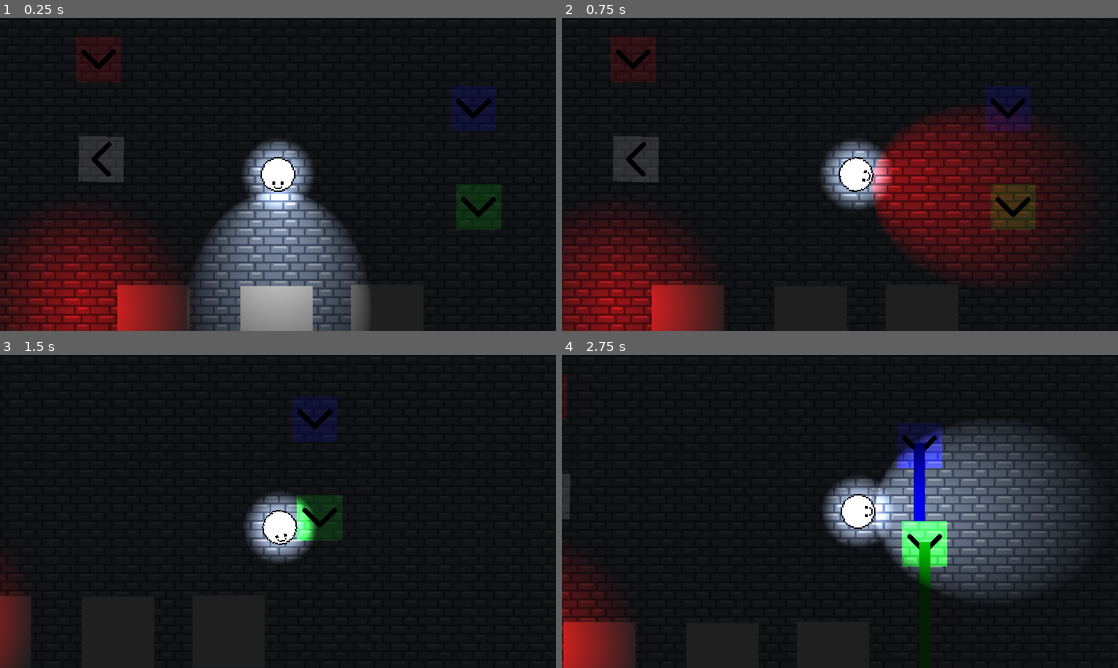
Above: before the commit, frames 1-4 (two rows, left to right).
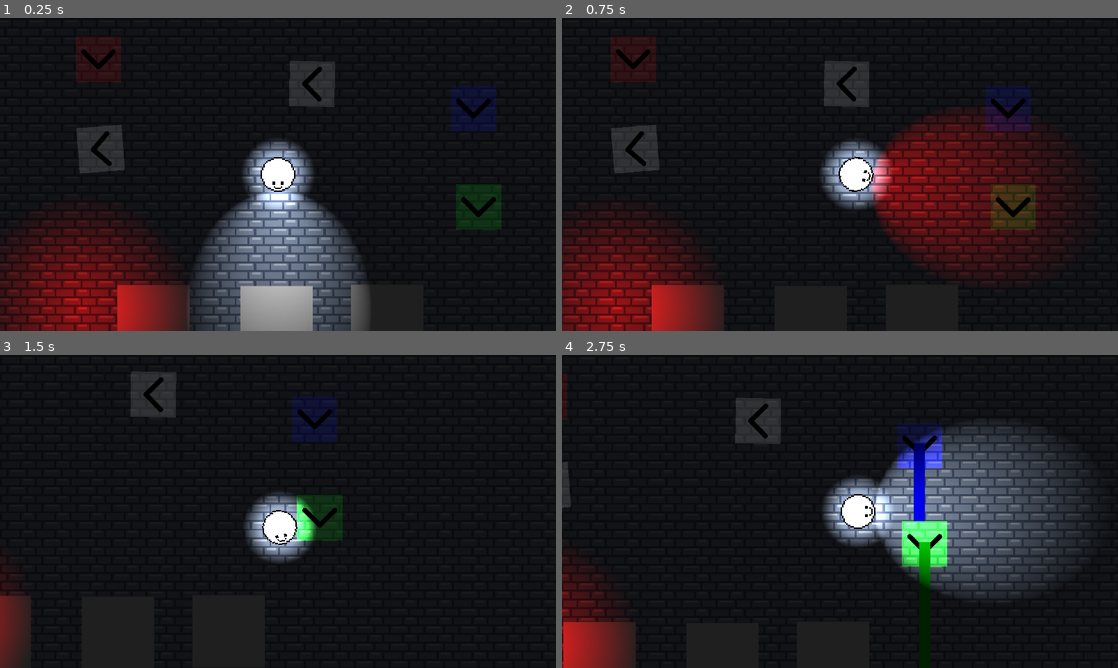
Above: after the commit, the same moments.

Repository: ToumaKamijou/Game-Making-A3
Game: Godot game, scene res://scenes/2D/levels/test_level.tscn
Same seed, same stepped clock (60 frames per second), same inputs: the game is played once before the commit and once after it.
Inputs:
- Up to frame 1 (0.25 s): no input
- Up to frame 2 (0.75 s): tap Enter at 0.5 s; hold D (move_right) from 0.53 s (still down); hold Space (change_flash_color) from 0.53 s (still down)
- Up to frame 3 (1.5 s): release D (move_right) at 1.28 s; release Space (change_flash_color) at 1.28 s; hold S (move_down) from 1.28 s (still down); tap F (show_flashlight) at 1.35 s
- Up to frame 4 (2.75 s): release S (move_down) at 2.03 s; hold D (move_right) from 2.03 s (still down); tap R at 2.1 s

The runs differ from the first frame. In frame 1, 1.8% of the frame differs, in the area x 13-61%, y 13-53%; in frame 2, 1.7%; in frame 3, 1.0%; in frame 4, 1.2%.

Commit message:
mirrors that are not activated with the flashlight

Diff:
--- /dev/null
+++ b/a-3-game/scenes/2D/gameplay/mirror.tscn
@@ -0,0 +1,32 @@
+[gd_scene load_steps=6 format=3 uid="uid://bknmbf6ecy1wh"]
+
+[ext_resource type="Script" uid="uid://cqjn5nu4i2lo2" path="res://scripts/2D/gameplay/mirror.gd" id="1_ibukl"]
+[ext_resource type="Texture2D" uid="uid://bnuvescriai02" path="res://assets/2D/sprites/arrow.png" id="2_a28n0"]
+
+[sub_resource type="RectangleShape2D" id="RectangleShape2D_kwod3"]
+
+[sub_resource type="CanvasItemMaterial" id="CanvasItemMaterial_ygl27"]
+blend_mode = 1
+
+[sub_resource type="QuadMesh" id="QuadMesh_ygl27"]
+size = Vector2(20, 20)
+
+[node name="Mirror" type="StaticBody2D"]
+scale = Vector2(3.13, 3.13)
+disable_mode = 2
+script = ExtResource("1_ibukl")
+
+[node name="CollisionShape2D" type="CollisionShape2D" parent="."]
+shape = SubResource("RectangleShape2D_kwod3")
+
+[node name="Mesh2D" type="MeshInstance2D" parent="."]
+material = SubResource("CanvasItemMaterial_ygl27")
+mesh = SubResource("QuadMesh_ygl27")
+
+[node name="Node2D" type="Node2D" parent="."]
+
+[node name="Sprite2D" type="Sprite2D" parent="Node2D"]
+scale = Vector2(0.03, 0.03)
+texture = ExtResource("2_a28n0")
+
+[node name="LaserOrigin" type="Node2D" parent="."]
--- a/a-3-game/scenes/2D/levels/test_level.tscn
+++ b/a-3-game/scenes/2D/levels/test_level.tscn
@@ -7,6 +7,7 @@
 [ext_resource type="Script" uid="uid://c8pjnmrby13h4" path="res://scripts/2D/environment/fog.gd" id="3_l8slq"]
 [ext_resource type="PackedScene" uid="uid://dvarbtspidjhf" path="res://scenes/2D/test/static_light.tscn" id="6_dxe1e"]
 [ext_resource type="PackedScene" uid="uid://bshtrwutu635t" path="res://scenes/2D/gameplay/light_square.tscn" id="7_3g276"]
+[ext_resource type="PackedScene" uid="uid://bknmbf6ecy1wh" path="res://scenes/2D/gameplay/mirror.tscn" id="8_hxop3"]
 
 [sub_resource type="TileSetAtlasSource" id="TileSetAtlasSource_kpcvt"]
 texture = ExtResource("1_ffd7h")
@@ -91,8 +92,14 @@
 _color_type = 3
 
 [node name="LightSquare4" parent="SubViewportContainer/SubViewport/Laserblocks" instance=ExtResource("7_3g276")]
-position = Vector2(716.00006, 519)
+position = Vector2(1007, 415)
 rotation = 1.5865043
+
+[node name="Mirrors" type="Node2D" parent="SubViewportContainer/SubViewport"]
+
+[node name="Mirror" parent="SubViewportContainer/SubViewport/Mirrors" groups=["Mirror"] instance=ExtResource("8_hxop3")]
+position = Vector2(715, 505)
+rotation = 1.4922565
 
 [node name="Display" type="Control" parent="."]
 layout_mode = 3
--- a/a-3-game/scripts/2D/gameplay/laser.gd
+++ b/a-3-game/scripts/2D/gameplay/laser.gd
@@ -38,7 +38,7 @@
 		# ...and try to activate the new object.
 		if is_instance_valid(collider):
 			# We only care about activating other prismas for now.
-			if collider.is_in_group("Prisma"):
+			if collider.is_in_group("Prisma") or collider.is_in_group("Mirror"):
 				var prisma_color_type = collider._color_type
 
 				# Activation condition: A COLORED laser hits a WHITE prisma.
--- /dev/null
+++ b/a-3-game/scripts/2D/gameplay/mirror.gd
@@ -0,0 +1,85 @@
+extends StaticBody2D
+
+const LASER_SCENE = preload("res://scenes/2D/gameplay/laser.tscn")
+
+@onready var laser_origin: Node2D = $LaserOrigin
+@onready var mesh: MeshInstance2D = $Mesh2D
+
+@export var _color_type: Global.LIGHT_COLOR = Global.LIGHT_COLOR.WHITE
+	#set(value):
+		#_color_type = value
+		#if not Engine.is_editor_hint():
+			#var previous_group := get_groups()
+			#for i in previous_group:
+				#remove_from_group(i)
+			## Make sure all prismas are in the "Prisma" group for easy finding
+			#add_to_group("Mirror")
+			#var new_group := Global.change_color_group(value)
+			#if new_group != "":
+				#add_to_group(new_group)
+
+var _laser_instance: Node2D = null
+
+# --- NEW VARIABLE ---
+# This will temporarily store the color of the flashlight shining on us.
+var _incoming_light_color: Global.LIGHT_COLOR = Global.LIGHT_COLOR.WHITE
+
+const COLOR_MAP = {
+	Global.LIGHT_COLOR.WHITE: Color.WHITE,
+	Global.LIGHT_COLOR.RED: Color.RED,
+	Global.LIGHT_COLOR.GREEN: Color.GREEN,
+	Global.LIGHT_COLOR.BLUE: Color.BLUE,
+}
+
+func _ready():
+	if COLOR_MAP.has(_color_type):
+		mesh.modulate = COLOR_MAP[_color_type]
+	if not is_in_group("Mirror"):
+		add_to_group("Mirror")
+
+# --- NEW FUNCTION ---
+# The player will call this function right before calling change_lit_status.
+# --- THIS IS THE KEY CHANGE ---
+func set_incoming_light_color(color: Global.LIGHT_COLOR) -> void:
+	# First, store the new incoming color. This is important for when
+	# the laser is first created.
+	_incoming_light_color = color
+
+	# NEW LOGIC: If a laser already exists, update its color immediately.
+	if is_instance_valid(_laser_instance):
+		var final_laser_color: Color
+		if _color_type == Global.LIGHT_COLOR.WHITE:
+			final_laser_color = COLOR_MAP.get(_incoming_light_color, Color.BLACK)
+			_laser_instance.set_laser_properties(_incoming_light_color, final_laser_color)
+
+var lit = false:
+	set(value):
+		if value:
+			if not is_instance_valid(_laser_instance):
+				_laser_instance = LASER_SCENE.instantiate()
+				add_child(_laser_instance)
+
+				_laser_instance.global_position = laser_origin.global_position
+				_laser_instance.global_rotation = laser_origin.global_rotation
+				_laser_instance.get_node("RayCast2D").add_exception(self)
+
+				# --- THIS IS THE ONLY PART THAT CHANGES ---
+
+				# First, determine what the outgoing laser's color should be, just like before.
+				var outgoing_laser_enum: Global.LIGHT_COLOR
+				if _color_type == Global.LIGHT_COLOR.WHITE:
+					outgoing_laser_enum = _incoming_light_color
+				else:
+					outgoing_laser_enum = _color_type
+
+				var visual_color = COLOR_MAP.get(outgoing_laser_enum, Color.BLACK)
+
+				# NOW, use the new function to pass BOTH the enum and the visual color to the laser.
+				_laser_instance.set_laser_properties(outgoing_laser_enum, visual_color)
+		else:
+			if is_instance_valid(_laser_instance):
+				_laser_instance.queue_free()
+				_laser_instance = null
+
+func change_lit_status(new_status: bool) -> void:
+	lit = new_status
Not shown: 1 places in a-3-game/scenes/2D/levels/test_level.tscn that only renumber resources
Not shown, added: a-3-game/scripts/2D/gameplay/mirror.gd.uid
